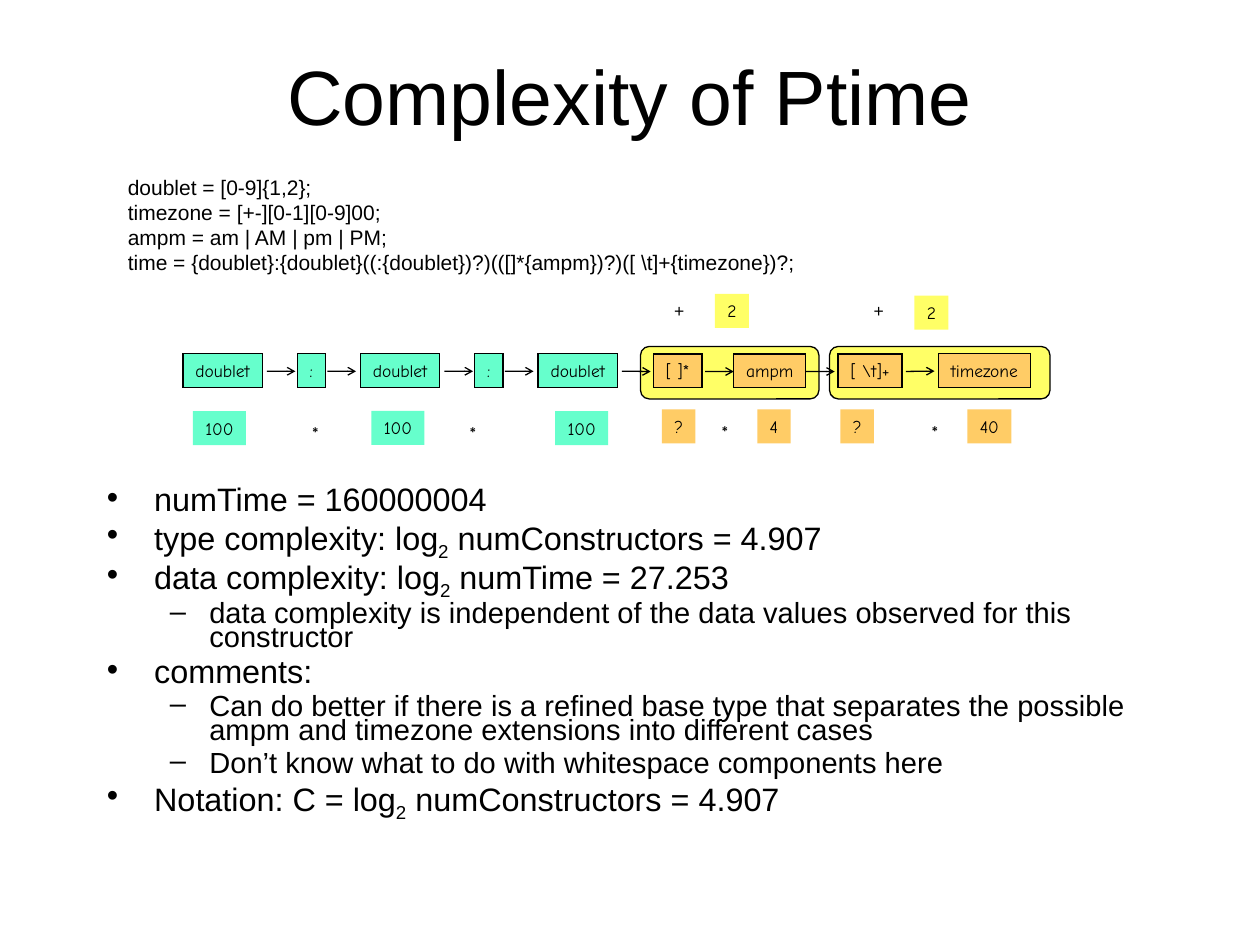
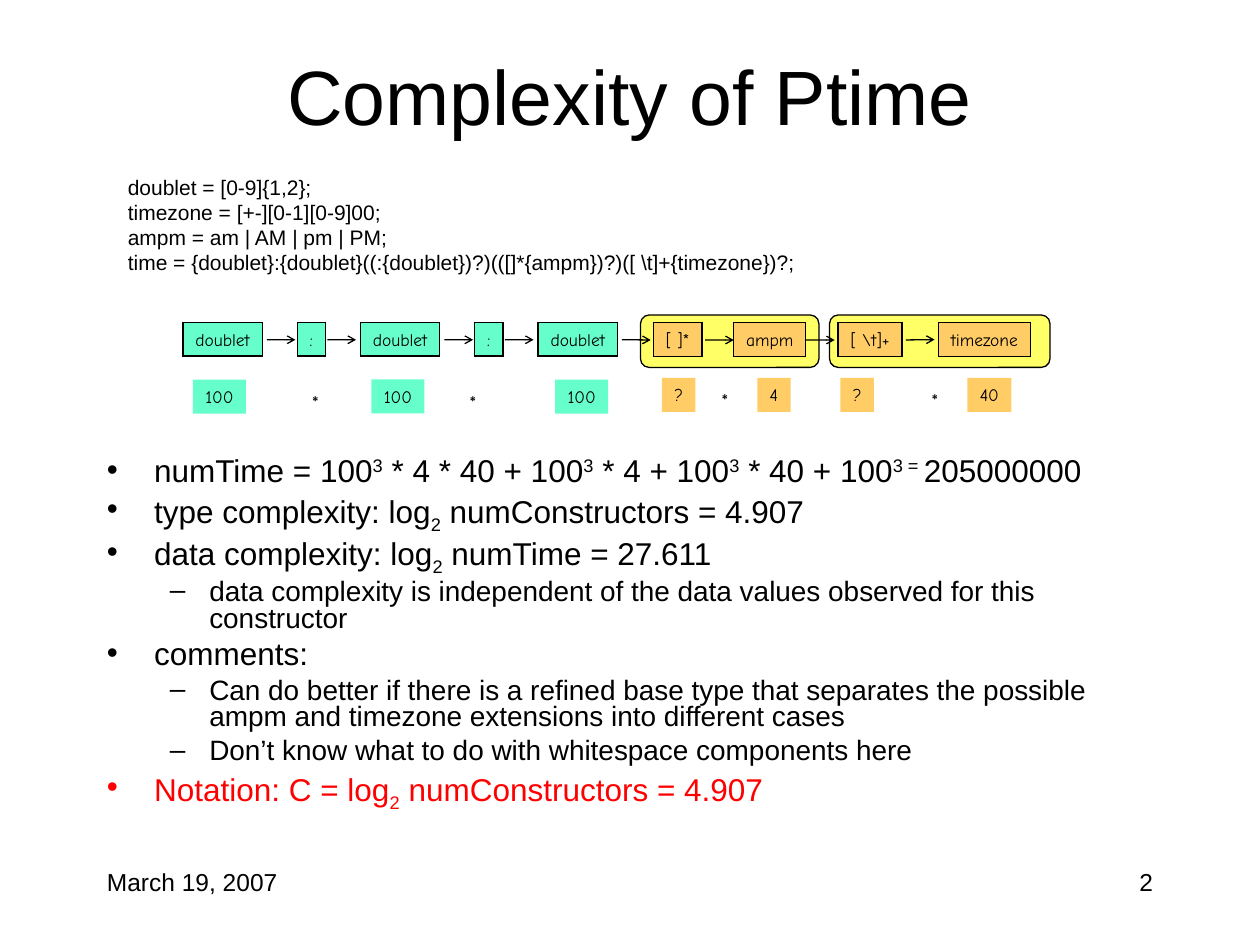
Before and after one commit to cornell-pl/forest, a slide deck: slide 2 of pads/documents/scoring/Comparisons.ppt. Drawn at 1260x945 pixels with LibreOffice and Linux fonts; fonts in the diff are those of the drawing. Boxes give left, top, right and bottom in pixels: in the first picture for what was removed or moved away, otherwise in the second. Text is boxed around its words. In the diff, an @@ line names an element or a change of style, - is before the commit and + after.

```diff
--- a/pads/documents/scoring/Comparisons.ppt
+++ b/pads/documents/scoring/Comparisons.ppt
@@ text removed at [662,294,697,328] @@
-+
@@ text removed at [862,294,897,328] @@
-+
@@ rectangle removed at [915,296,949,330] @@
-2
@@ 16 rectangles, 8 arrows, 4 texts, 2 rounded rectangles: place and size @@
-16 rectangles, 8 arrows, 4 texts, 2 rounded rectangles at [183,346,1050,445]
+16 rectangles, 8 arrows, 4 texts, 2 rounded rectangles at [183,315,1050,413]
@@ text "numTime = 1003 * 4 ...": place and size @@
-text "numTime = 1003 * 4 ..." at [154,487,1124,812]
+text "numTime = 1003 * 4 ..." at [154,459,1085,802]
@@ text at [154,459,1082,483]: text changed; size 18.5 to 18 pt @@
-• numTime = 160000004
+• numTime = 1003 * 4 * 40 + 1003 * 4 + 1003 * 40 + 1003 = 205000000
@@ text at [154,500,1085,802]: size 18.5 to 18 pt in "type complexity: log2 numConstructors = 4.907", "comments:", "Notation: C = log2 numConstructors = 4.907"; size 16.6 to 16 pt in "data complexity is independent of the data ...", "Can do better if there is a ...", "Don’t know what to do with whitespace ..."; text colour #000000 to #FF0000 in "Notation: C = log2 numConstructors = 4.907"; line spacing 0.7 to 0.8; bullet colour #000000 to #FF0000 @@
@@ text at [154,542,711,571]: text changed; size 18.5 to 18 pt @@
-• data complexity: log2 numTime = 27.253
+• data complexity: log2 numTime = 27.611
@@ page number: place and size @@
-page number at [714,294,748,328]
+page number at [1139,874,1153,891]
@@ page number at [1139,874,1153,891]: size 10 to 14 pt, font Comic Neue to Arial; alignment left to right; fill #FFFF66 to none @@
@@ text added at [107,873,278,894], 14 pt, text #000000 @@
+March 19, 2007
```
Also in this commit, not shown: 12 other slides changed, 5 slides added, 1 slide removed.
